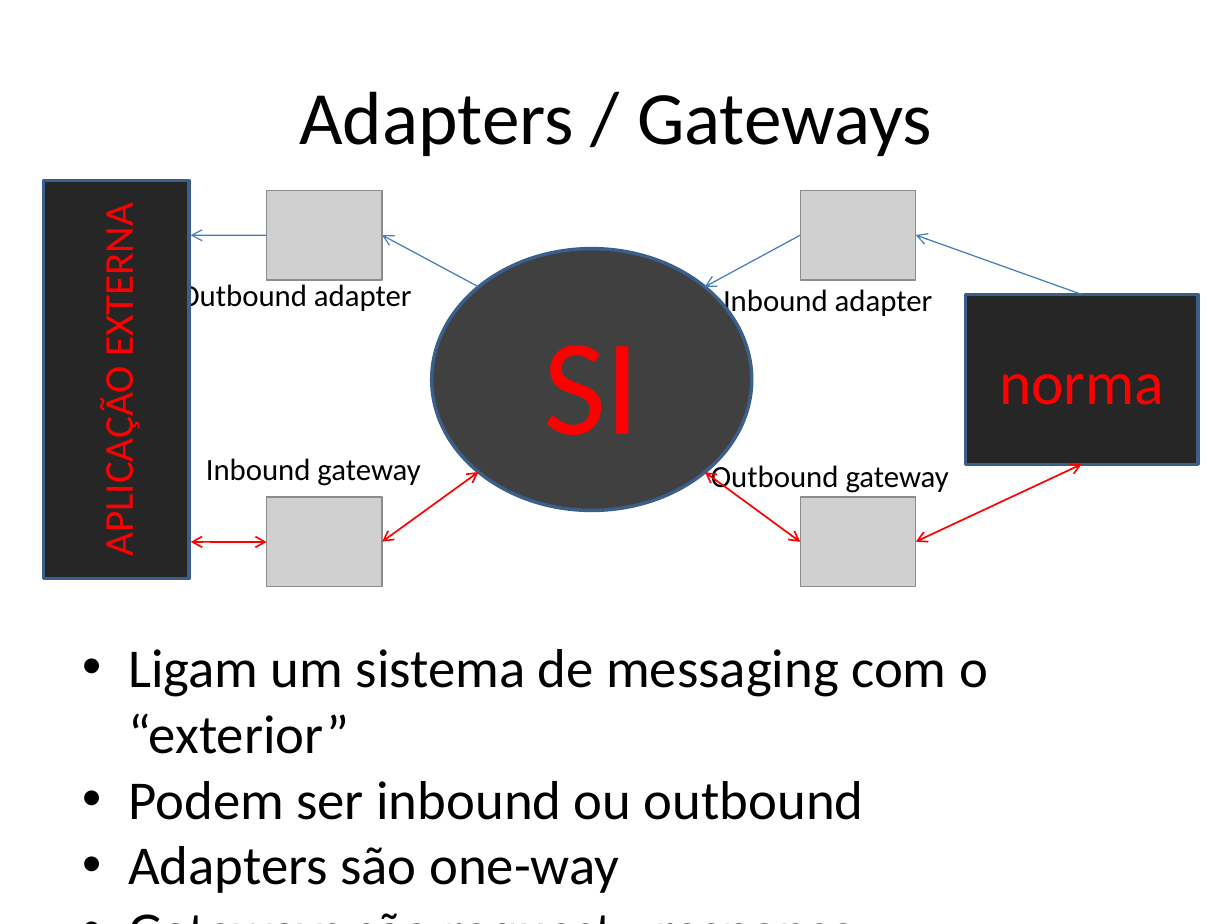
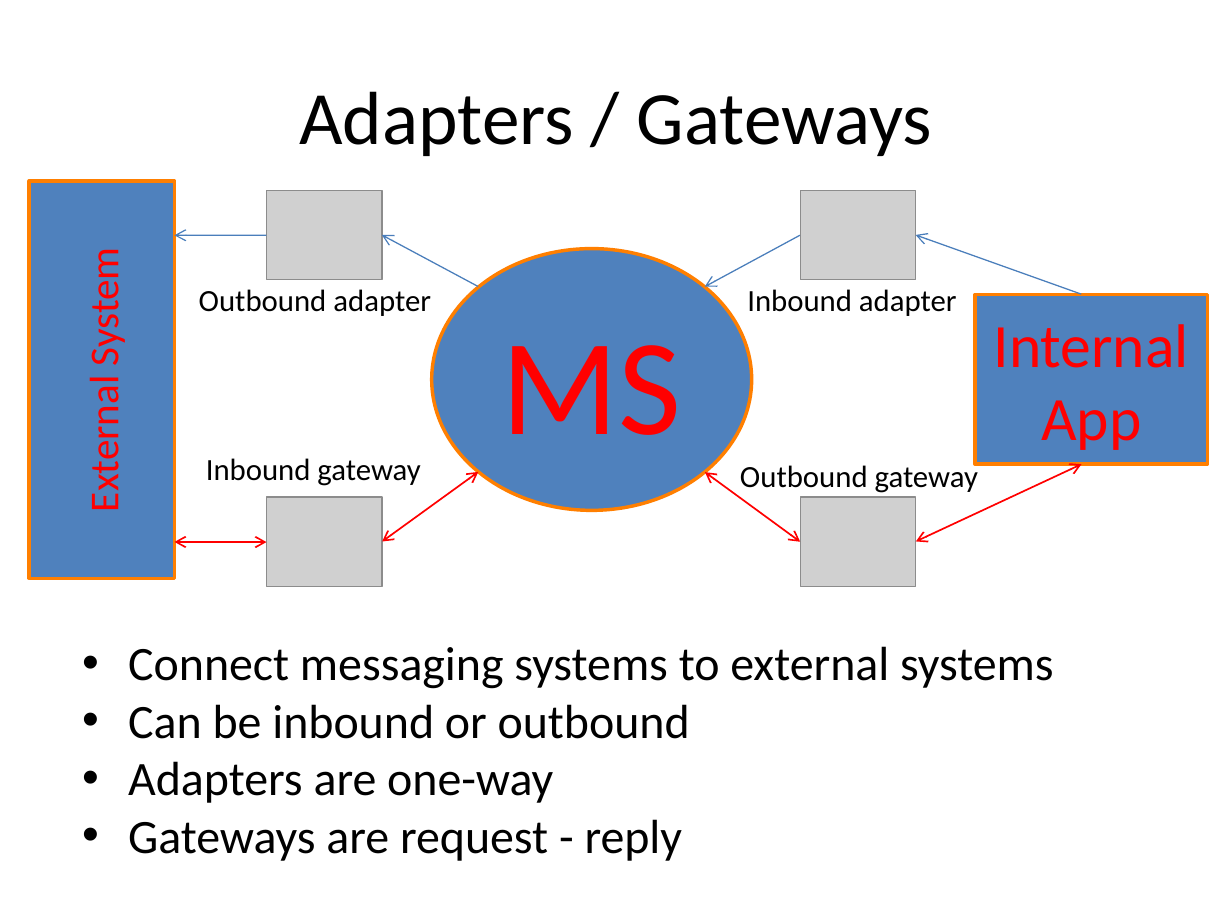
Before and after one commit to Cauliflower1988/cafe-si, a slide deck: slide 14 of src/site/training-resources/Sunset Integration.pptx. Drawn at 1232x924 pixels with LibreOffice and Linux fonts; fonts in the diff are those of the drawing; grey boxes stand for pictures. Boxes give left, top, right and bottom in pixels: in the first picture for what was removed or moved away, otherwise in the second. Text is boxed around its words. In the diff, an @@ line names an element or a change of style, - is before the commit and + after.

```diff
--- a/src/site/training-resources/Sunset Integration.pptx
+++ b/src/site/training-resources/Sunset Integration.pptx
@@ rectangle added at (29,180,174,578), fill #4F81BD, outline #FF7F00 2 pt, 24 pt, text #FF0000 @@
+External System
@@ rectangle removed at (44,180,189,578) @@
-APLICAÇÃO EXTERNA
@@ freeform shape: place and size @@
-freeform shape at (191,235,267,235)
+freeform shape at (175,235,267,235)
@@ ellipse "MS" at (431,249,752,510): fill #404040 to #4F81BD; outline #3A5F8C 2 pt to #FF7F00 2 pt @@
@@ text "Outbound adapter" rewrapped from (179,280,412,314) to (199,289,431,316) @@
@@ text "Inbound adapter": place and size @@
-text "Inbound adapter" at (723,289,933,319)
+text "Inbound adapter" at (747,289,957,316)
@@ rectangle "Internal App": place and size @@
-rectangle "Internal App" at (966,294,1199,464)
+rectangle "Internal App" at (975,294,1207,464)
@@ rectangle "Internal App" at (975,294,1207,464): fill #262626 to #4F81BD; outline #3A5F8C 2 pt to #FF7F00 2 pt @@
@@ text in rectangle at (994,324,1189,450): text changed @@
-norma
+Internal App
@@ text in ellipse at (502,345,682,435): text changed @@
-SI
+MS
@@ freeform shape at (705,472,800,541): outline redrawn @@
@@ text "Outbound gateway": place and size @@
-text "Outbound gateway" at (711,462,949,496)
+text "Outbound gateway" at (740,462,978,493)
@@ freeform shape: place and size @@
-freeform shape at (191,542,267,542)
+freeform shape at (175,542,267,542)
@@ text at (128,646,1054,861): text changed; size 32 to 28 pt @@
-• Ligam um sistema de messaging com o “exterior”
-• Podem ser inbound ou outbound
-• Adapters são one-way
-• Gateways são request - response
+• Connect messaging systems to external systems
+• Can be inbound or outbound
+• Adapters are one-way
+• Gateways are request - reply
```
Also in this commit, not shown: 12 other slides changed.
